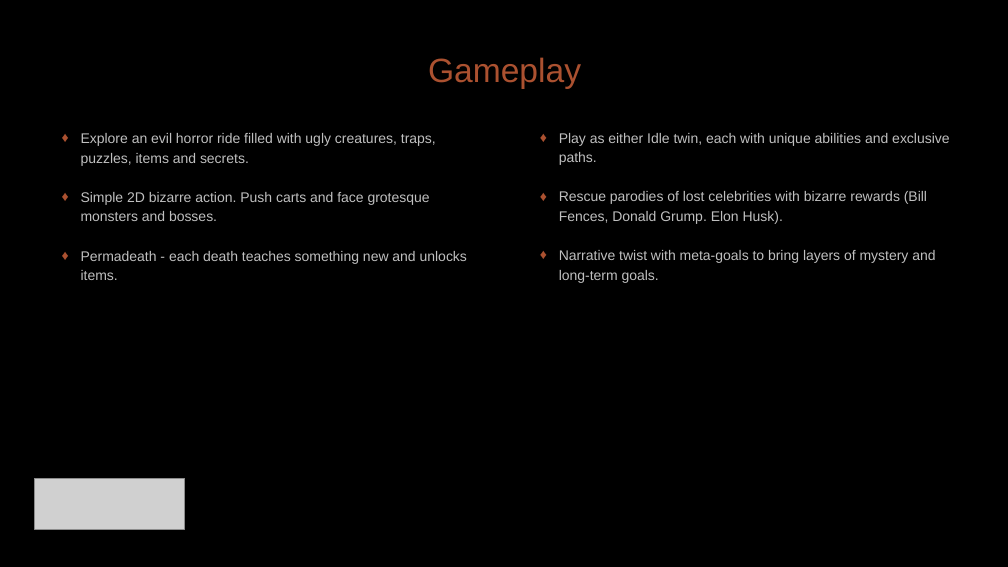
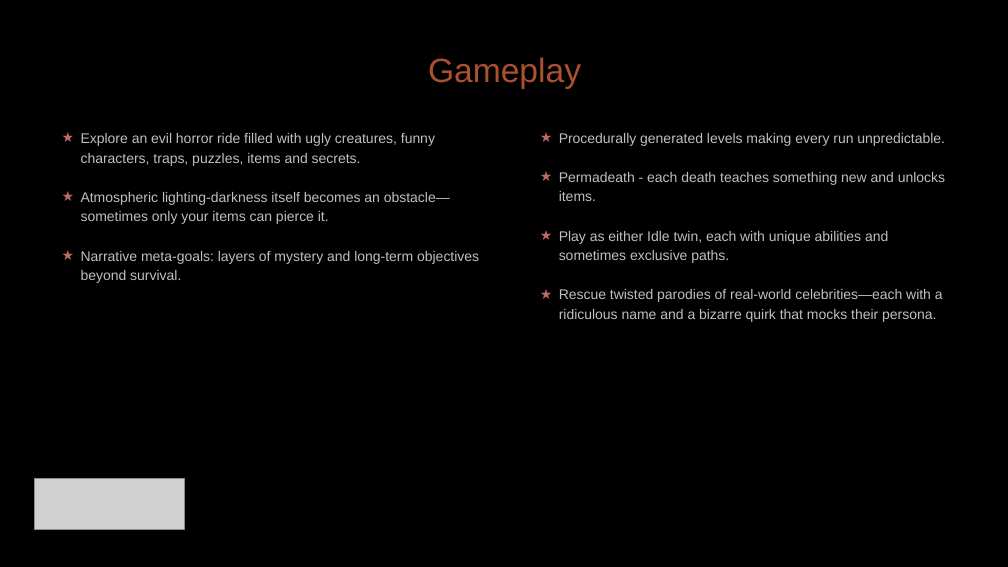
Before and after one commit to diegohcanepa/Remizione, a slide deck: slide 6 of Pitch Deck.pptx (slide 4 before the commit). Drawn at 1008x567 pixels with LibreOffice and Linux fonts; fonts in the diff are those of the drawing; grey boxes stand for pictures; background and template pictures are left out. Boxes give left, top, right and bottom in pixels: in the first picture for what was removed or moved away, otherwise in the second. Text is boxed around its words. In the diff, an @@ line names an element or a change of style, - is before the commit and + after.

Commit message:
Updated pitch deck

```diff
--- a/Pitch Deck.pptx
+++ b/Pitch Deck.pptx
@@ subtitle at <box>81,133,479,283</box>: text changed @@
-♦ Explore an evil horror ride filled with ugly creatures, traps, puzzles, items and secrets.
-♦ Simple 2D bizarre action. Push carts and face grotesque monsters and bosses.
-♦ Permadeath - each death teaches something new and unlocks items.
+★ Explore an evil horror ride filled with ugly creatures, funny characters, traps, puzzles, items and secrets.
+★ Atmospheric lighting-darkness itself becomes an obstacle—sometimes only your items can pierce it.
+★ Narrative meta-goals: layers of mystery and long-term objectives beyond survival.
@@ text at <box>559,133,945,322</box>: text changed @@
-♦ Play as either Idle twin, each with unique abilities and exclusive paths.
-♦ Rescue parodies of lost celebrities with bizarre rewards (Bill Fences, Donald Grump. Elon Husk).
-♦ Narrative twist with meta-goals to bring layers of mystery and long-term goals.
+★ Procedurally generated levels making every run unpredictable.
+★ Permadeath - each death teaches something new and unlocks items.
+★ Play as either Idle twin, each with unique abilities and sometimes exclusive paths.
+★ Rescue twisted parodies of real-world celebrities—each with a ridiculous name and a bizarre quirk that mocks their persona.
```
Also in this commit, not shown: 9 other slides changed, 5 slides added, 5 slides removed.
